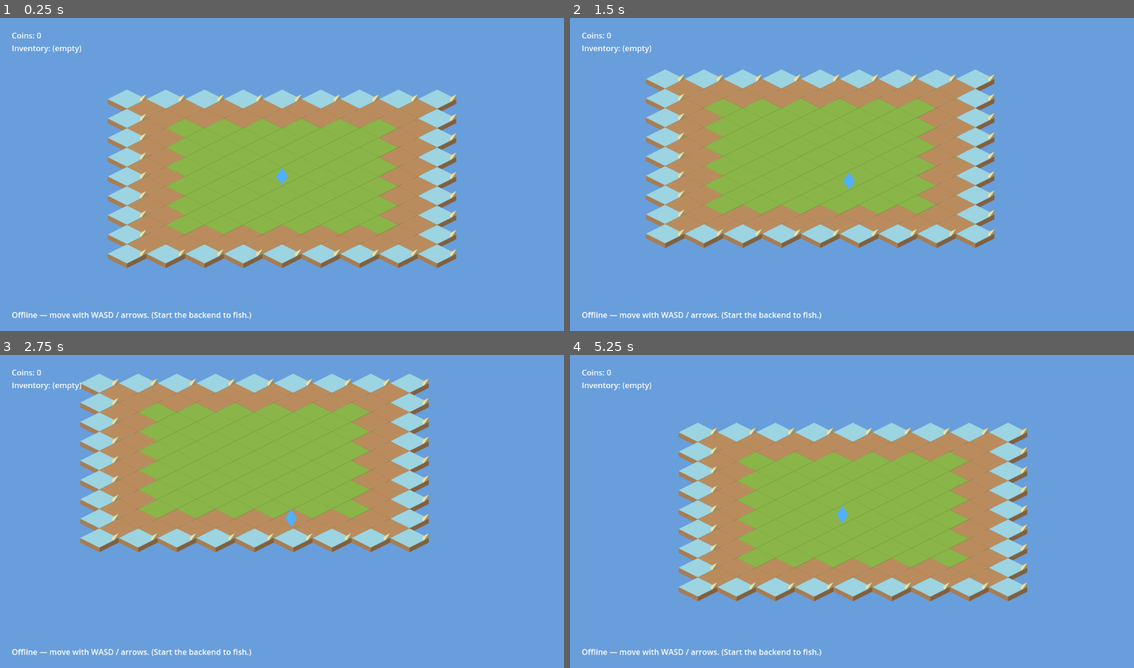
Above: before the commit, frames 1-4 (two rows, left to right).
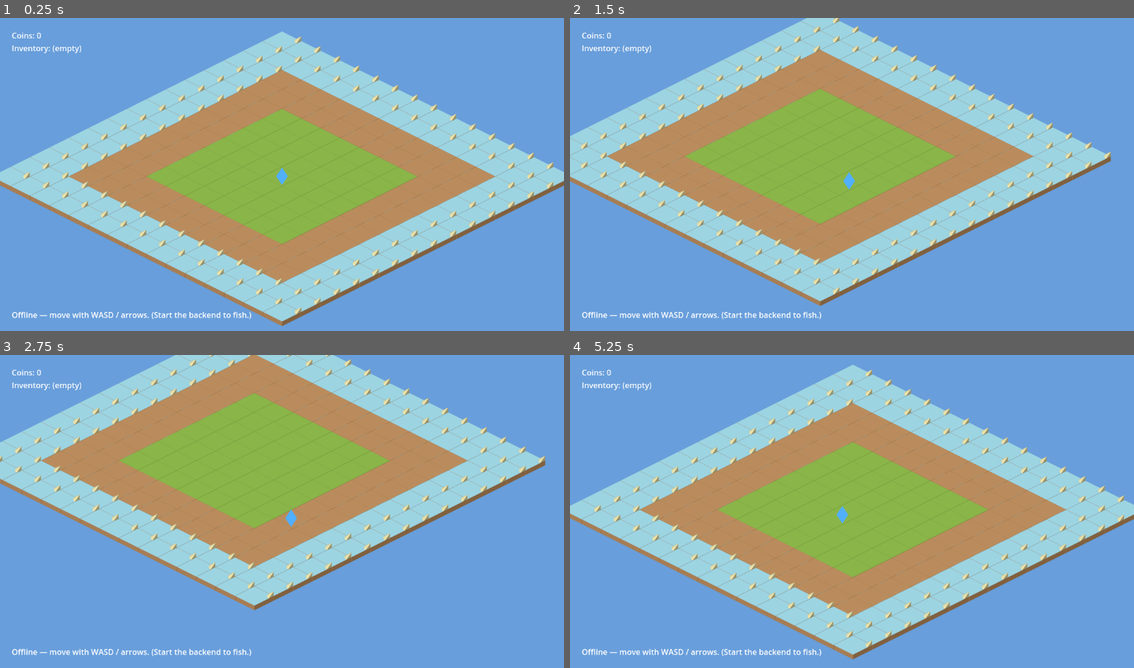
Above: after the commit, the same moments.

Repository: ClaudeDevs/SkyNomads
Game: Godot game, scene res://scenes/world.tscn
Two runs of this game, one before a commit and one after it. Both use one fixed random seed, a clock stepped at 60 frames per second and the inputs below.
Inputs:
- Up to frame 1 (0.25 s): no input
- Up to frame 2 (1.5 s): tap Enter at 0.5 s; hold D (move_right) 0.53-1.28 s; tap E (interact) at 0.6, 1.35 s; hold S (move_down) from 1.28 s (still down)
- Up to frame 3 (2.75 s): release S (move_down) at 2.03 s; hold D (move_right) from 2.03 s (still down); tap E (interact) at 2.1 s
- Up to frame 4 (5.25 s): release D (move_right) at 2.78 s; hold W (move_up) 2.78-3.53 s; tap E (interact) every 0.75 s from 2.85 to 5.1 s; hold A (move_left) 3.53-5.03 s; hold S (move_down) from 5.03 s (still down)

The runs differ from the first frame. In frame 1, 30% of the frame differs, in the area x 0-100%, y 4-99%; in frame 2, 30%; in frame 3, 28%; in frame 4, 30%.

Commit message:
Update iso_ground.gd

Diff:
--- a/client/scripts/systems/iso_ground.gd
+++ b/client/scripts/systems/iso_ground.gd
@@ -2,17 +2,17 @@
 class_name IsoGround
 
 ## Draws a floating sky-island from Kenney "Isometric Landscape" tiles (CC0):
-## grass interior, sandy beach ring, water rim. Tiles are real textures; if they
-## fail to load (e.g. import issue) it falls back to procedural diamonds so the
-## build never shows a blank screen.
+## grass core, sandy beach band, water moat. Tiles are real textures; if they
+## fail to load it falls back to procedural diamonds so the build never blanks.
 ##
-## Tiles render back-to-front so the cubes' sides overlap correctly, giving the
-## island real isometric depth.
+## Uses a FULL square grid with concentric (Chebyshev) rings so every ring is
+## contiguous — a Manhattan diamond leaves gaps in 1-thick outer rings.
+## Tiles render back-to-front so cube sides overlap, giving real iso depth.
 
-@export var radius: int = 8
+@export var radius: int = 7
 @export var tile_scale: float = 0.6
 
-# Top-diamond geometry of the Kenney landscape tiles (≈132x66 image, 2:1 top).
+# Top-diamond geometry of the Kenney landscape tiles (~132x66 image, 2:1 top).
 const STEP_X := 66.0   # half tile-width  (x distance per grid step)
 const STEP_Y := 33.0   # half tile-height (y distance per grid step)
 const DIAMOND_CX := 66.0  # diamond centre within the source image (x)
@@ -40,8 +40,7 @@
 	var cells: Array[Vector2i] = []
 	for gx in range(-radius, radius + 1):
 		for gy in range(-radius, radius + 1):
-			if abs(gx) + abs(gy) <= radius:
-				cells.append(Vector2i(gx, gy))
+			cells.append(Vector2i(gx, gy))
 	# Paint back-to-front (smaller gx+gy is further back / higher on screen).
 	cells.sort_custom(func(a, b): return (a.x + a.y) < (b.x + b.y))
 	for c in cells:
@@ -49,9 +48,9 @@
 
 
 func _ring_texture(distance: int) -> Texture2D:
-	if distance >= radius:
+	if distance >= radius - 1:
 		return _water
-	if distance >= radius - 2:
+	if distance >= radius - 3:
 		return _sand
 	return _grass
 
@@ -61,7 +60,8 @@
 		(cell.x - cell.y) * STEP_X * tile_scale,
 		(cell.x + cell.y) * STEP_Y * tile_scale
 	)
-	var distance: int = abs(cell.x) + abs(cell.y)
+	# Chebyshev distance -> concentric square rings (contiguous, no gaps).
+	var distance: int = max(abs(cell.x), abs(cell.y))
 	var tex := _ring_texture(distance)
 	if tex == null:
 		_draw_fallback(center, distance)
@@ -80,8 +80,8 @@
 		center + Vector2(0, hh), center + Vector2(-hw, 0),
 	])
 	var color := Color(0.49, 0.74, 0.42)
-	if distance >= radius:
+	if distance >= radius - 1:
 		color = Color(0.36, 0.62, 0.86)
-	elif distance >= radius - 2:
+	elif distance >= radius - 3:
 		color = Color(0.88, 0.81, 0.58)
 	draw_colored_polygon(pts, color)
